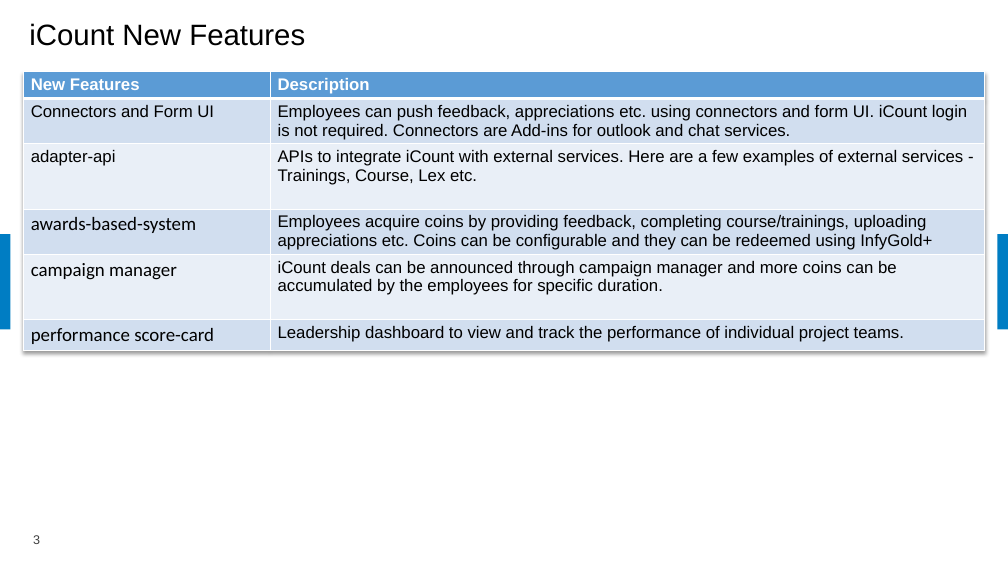
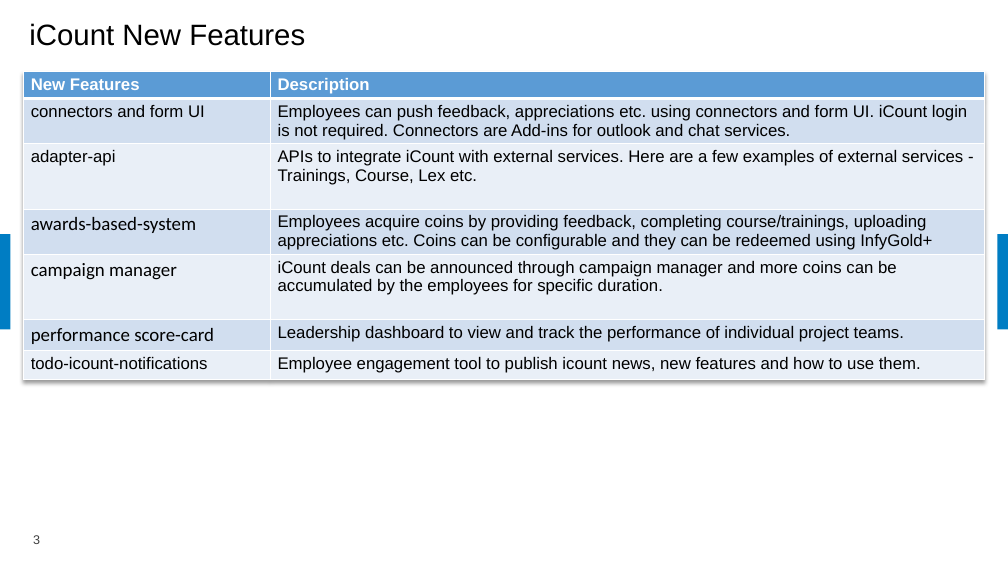
Before and after one commit to samratbasu2019/iSoreDesignArtifacts, a slide deck: slide 3 of iSolve-iCount-Hackathon_Solution.pptx. Drawn at 1008x567 pixels with LibreOffice and Linux fonts; fonts in the diff are those of the drawing; background and template pictures are left out. Boxes give left, top, right and bottom in pixels: in the first picture for what was removed or moved away, otherwise in the second. Text is boxed around its words. In the diff, an @@ line names an element or a change of style, - is before the commit and + after.

Commit message:
Updated

```diff
--- a/iSolve-iCount-Hackathon_Solution.pptx
+++ b/iSolve-iCount-Hackathon_Solution.pptx
@@ table at [23,71,985,384] @@
-row 2, column 1: Connectors and Form UI
+row 2, column 1: connectors and form UI
+row 7: todo-icount-notifications | Employee engagement tool to publish icount news, new features and how to use them.
```
Also in this commit, not shown: 1 other slide changed.
